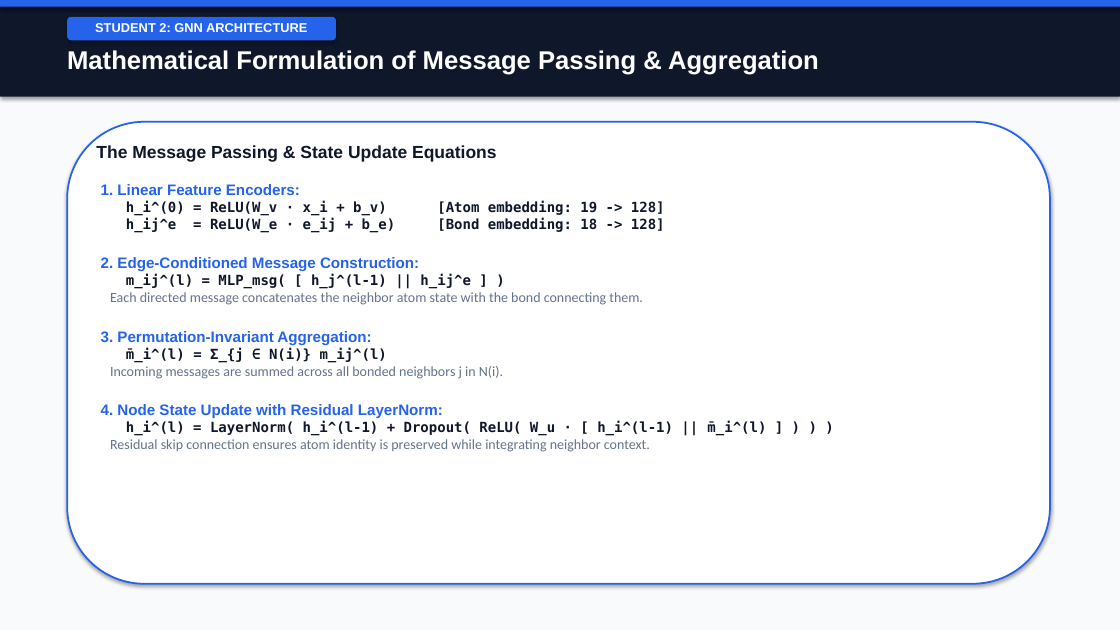
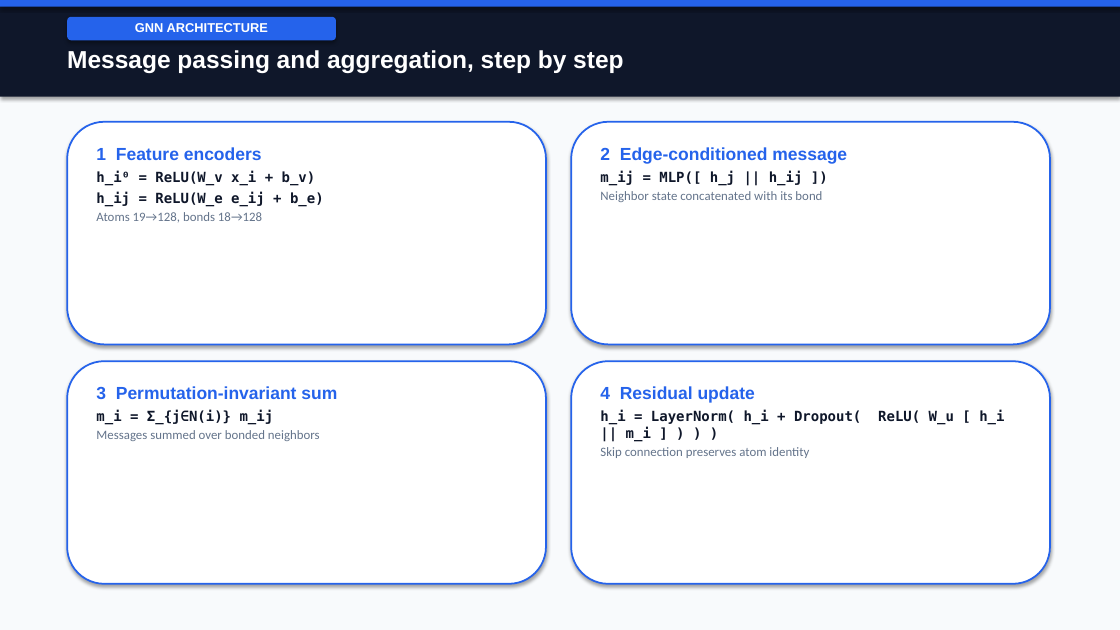
Before and after one commit to shouryapratap132006/Molecular-Toxicity-Prediction, a slide deck: slide 8 of reports/final_presentation/phase2_final_presentation.pptx. Drawn at 1120x630 pixels with LibreOffice and Linux fonts; fonts in the diff are those of the drawing. Boxes give left, top, right and bottom in pixels: in the first picture for what was removed or moved away, otherwise in the second. Text is boxed around its words. In the diff, an @@ line names an element or a change of style, - is before the commit and + after.

Commit message:
docs(presentation): align slide deck directly with defense script

```diff
--- a/reports/final_presentation/phase2_final_presentation.pptx
+++ b/reports/final_presentation/phase2_final_presentation.pptx
@@ text in rounded rectangle at bbox=[135, 23, 268, 32]: text changed @@
-STUDENT 2: GNN ARCHITECTURE
+GNN ARCHITECTURE
@@ text at bbox=[67, 50, 623, 73]: text changed; size 22 to 21 pt @@
-Mathematical Formulation of Message Passing & Aggregation
+Message passing and aggregation, step by step
@@ rounded rectangle: place and size @@
-rounded rectangle at bbox=[67, 122, 1050, 584]
+rounded rectangle at bbox=[67, 122, 546, 344]
@@ text removed at bbox=[96, 145, 496, 162] @@
-The Message Passing & State Update Equations
@@ text added at bbox=[96, 147, 324, 222], 12 pt, text #0F172A, bold @@
+1 Feature encoders
+h_i⁰ = ReLU(W_v x_i + b_v)
+h_ij = ReLU(W_e e_ij + b_e)
+Atoms 19→128, bonds 18→128
@@ rounded rectangle added at bbox=[571, 122, 1050, 344], fill #FFFFFF, outline #2563EB 1.5 pt @@
@@ text added at bbox=[600, 147, 847, 202], 11 pt, text #64748B, bold @@
+2 Edge-conditioned message
+m_ij = MLP([ h_j || h_ij ])
+Neighbor state concatenated with its bond
@@ text removed at bbox=[101, 184, 766, 452] @@
-1. Linear Feature Encoders:
-h_i^(0) = ReLU(W_v · x_i + b_v) [Atom embedding: 19 -> 128]
-h_ij^e = ReLU(W_e · e_ij + b_e) [Bond embedding: 18 -> 128]
-2. Edge-Conditioned Message Construction:
-m_ij^(l) = MLP_msg( [ h_j^(l-1) || h_ij^e ] )
-Each directed message concatenates the neighbor atom state with the bond connecting them.
-3. Permutation-Invariant Aggregation:
-m̄_i^(l) = Σ_{j ∈ N(i)} m_ij^(l)
-Incoming messages are summed across all bonded neighbors j in N(i).
-4. Node State Update with Residual LayerNorm:
-h_i^(l) = LayerNorm( h_i^(l-1) + Dropout( ReLU( W_u · [ h_i^(l-1) || m̄_i^(l) ] ) ) )
-Residual skip connection ensures atom identity is preserved while integrating neighbor context.
@@ rounded rectangle added at bbox=[67, 361, 546, 584], fill #FFFFFF, outline #2563EB 1.5 pt @@
@@ text added at bbox=[96, 386, 337, 441], 11 pt, text #64748B, bold @@
+3 Permutation-invariant sum
+m_i = Σ_{j∈N(i)} m_ij
+Messages summed over bonded neighbors
@@ rounded rectangle added at bbox=[571, 361, 1050, 584], fill #FFFFFF, outline #2563EB 1.5 pt @@
@@ text added at bbox=[600, 386, 861, 458], 12 pt, text #0F172A, bold @@
+4 Residual update
+h_i = LayerNorm( h_i + Dropout( ReLU( W_u [ h_i || m_i ] ) ) )
+Skip connection preserves atom identity
```
Also in this commit, not shown: 19 other slides changed, 1 other file.
